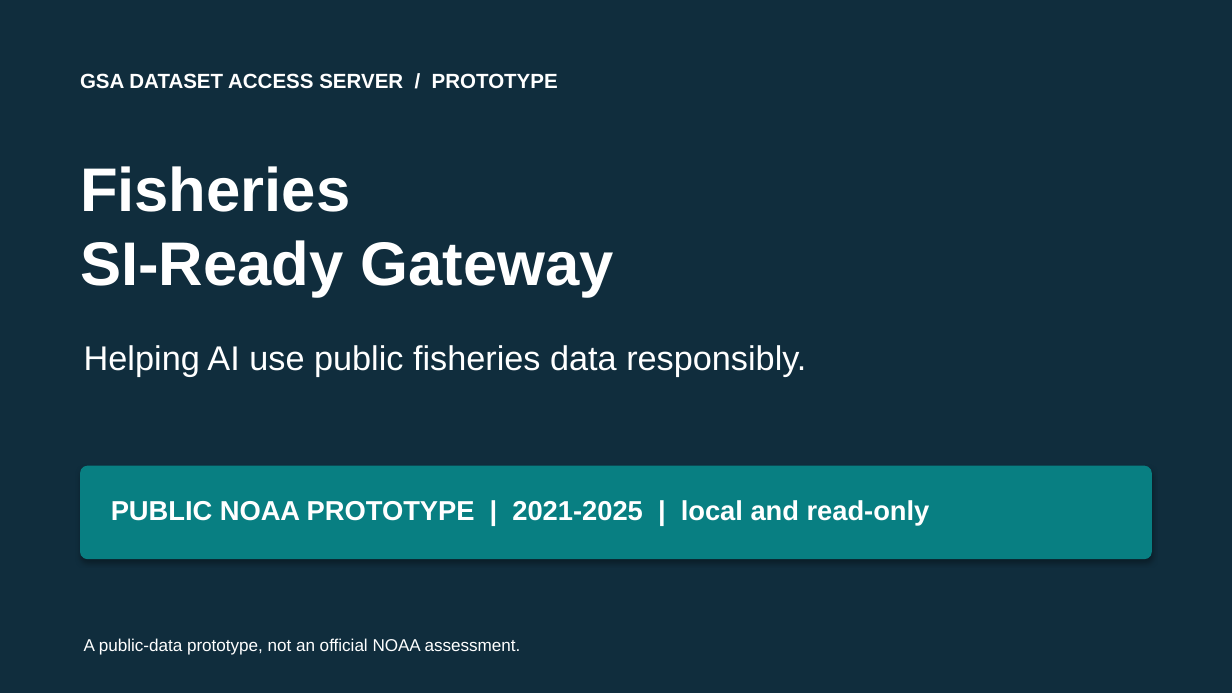
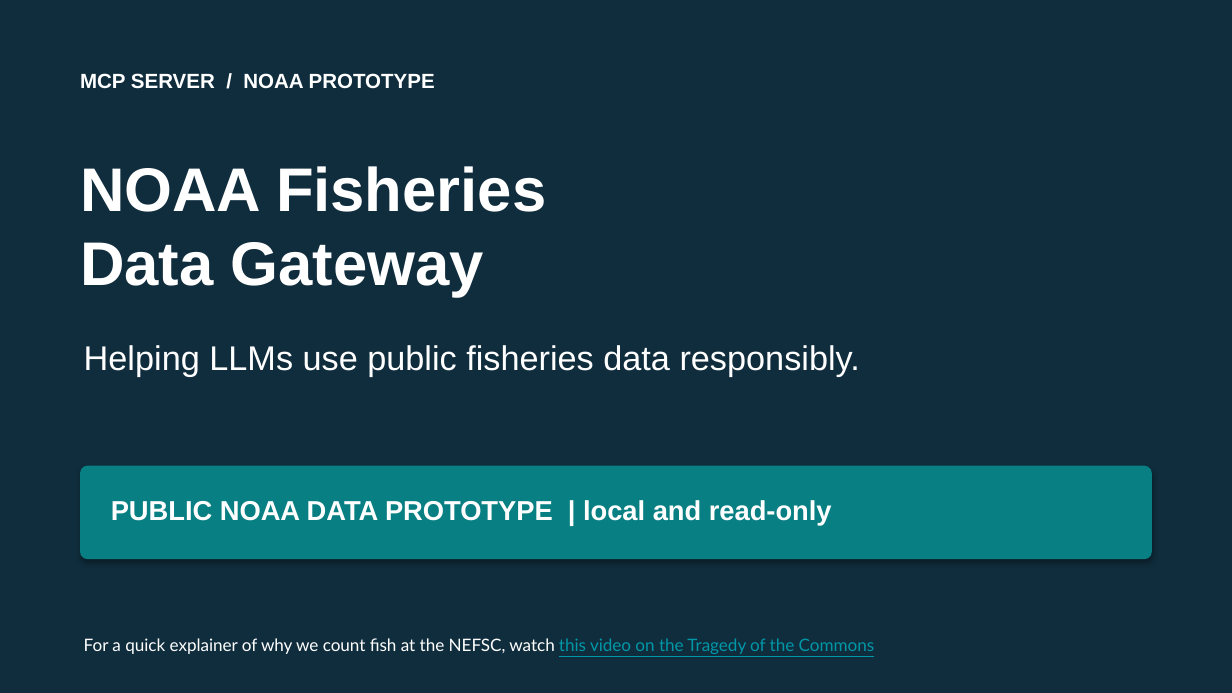
Before and after one commit to gsa-mcp-hackathon/noaa-fisheries-data-gateway, a slide deck: slide 1 of submission/release/repository/fisheries-deck.pptx. Drawn at 1232x693 pixels with LibreOffice and Linux fonts; fonts in the diff are those of the drawing. Boxes give left, top, right and bottom in pixels: in the first picture for what was removed or moved away, otherwise in the second. Text is boxed around its words. In the diff, an @@ line names an element or a change of style, - is before the commit and + after.

```diff
--- a/submission/release/repository/fisheries-deck.pptx
+++ b/submission/release/repository/fisheries-deck.pptx
@@ text at bbox=[80, 73, 435, 89]: text changed @@
-GSA DATASET ACCESS SERVER / PROTOTYPE
+MCP SERVER / NOAA PROTOTYPE
@@ text at bbox=[80, 166, 546, 297]: text changed @@
-Fisheries
-SI-Ready Gateway
+NOAA Fisheries
+Data Gateway
@@ text at bbox=[84, 345, 860, 377]: text changed @@
-Helping AI use public fisheries data responsibly.
+Helping LLMs use public fisheries data responsibly.
@@ text at bbox=[111, 500, 832, 525]: text changed @@
-PUBLIC NOAA PROTOTYPE | 2021-2025 | local and read-only
+PUBLIC NOAA DATA PROTOTYPE | local and read-only
@@ text at bbox=[84, 638, 875, 654]: text changed; font Arial to Lato @@
-A public-data prototype, not an official NOAA assessment.
+For a quick explainer of why we count fish at the NEFSC, watch this video on the Tragedy of the Commons
```
Also in this commit, not shown: 11 other slides changed, 2 other files.
